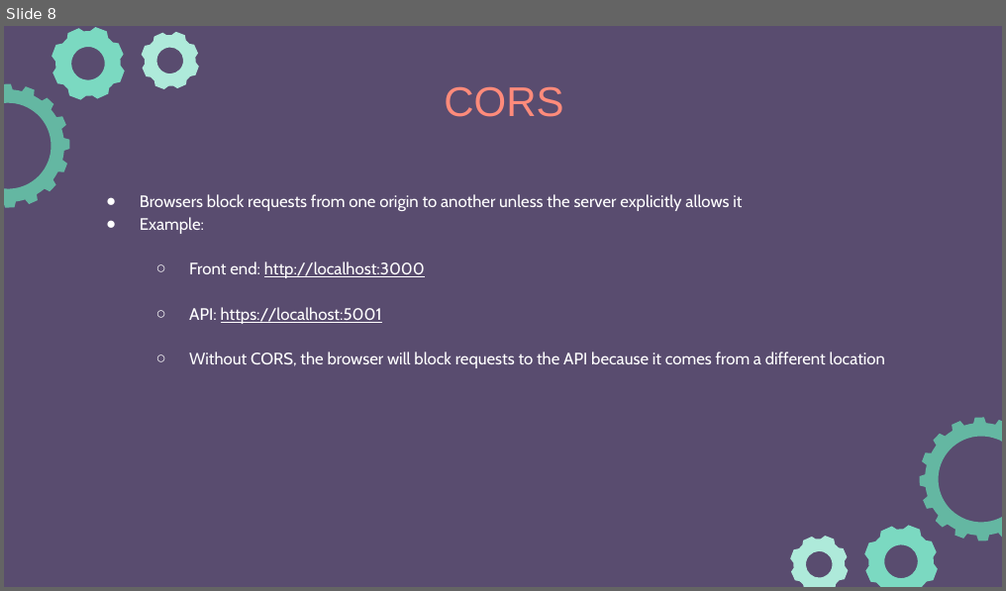
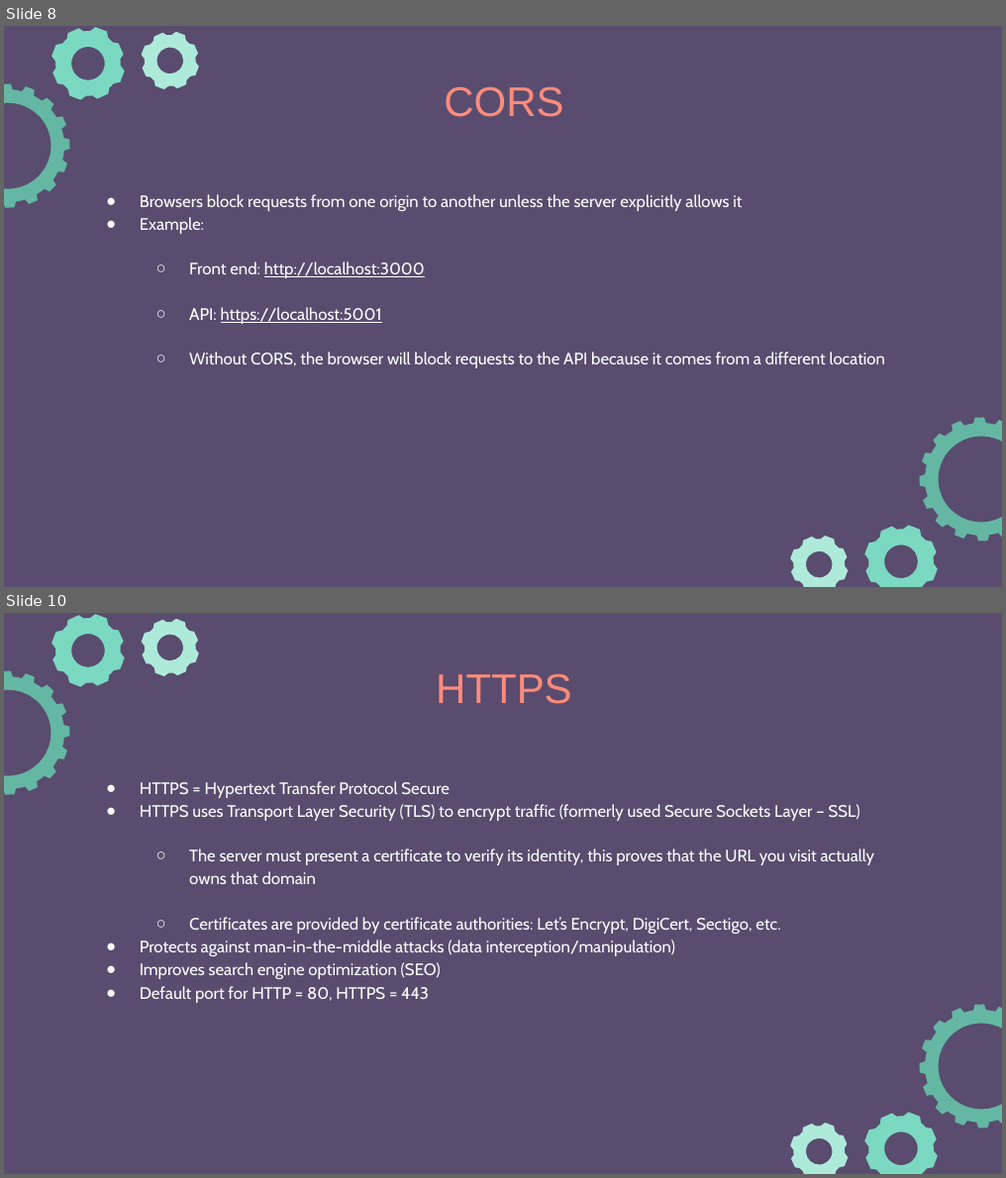
Before and after one commit to e-m-wilson/dotnet, a slide deck: Resources-Notes-Ppts/ASP-NET-Identity/ASPNET_Identity.pptx. Shown one above the other, each under a label of ours: slide 8 before the commit, slides 8 and 10 after it; the slides between them are not shown. The pictures are 1006x591 and 1006x1178 pixels, drawn with LibreOffice and Linux fonts; fonts in the diff are those of the drawing. Boxes give left, top, right and bottom in pixels: in the first picture for what was removed or moved away, otherwise in the second. Text is boxed around its words. In the diff, an @@ line names an element or a change of style, - is before the commit and + after.

```diff
--- a/Resources-Notes-Ppts/ASP-NET-Identity/ASPNET_Identity.pptx
+++ b/Resources-Notes-Ppts/ASP-NET-Identity/ASPNET_Identity.pptx
@@ slide 10 added at box(4, 613, 1002, 1174), background #594C6F; not listed: 6 template elements that a slide beside it also shows @@
@@ title added at box(436, 673, 571, 704), 30 pt, text #FF8B7B @@
+HTTPS
@@ text added at box(140, 781, 874, 1003), 12 pt, text #FFFFFF @@
+● HTTPS = Hypertext Transfer Protocol Secure
+● HTTPS uses Transport Layer Security (TLS) to encrypt traffic (formerly used Secure Sockets Layer – SSL)
+  ○ The server must present a certificate to verify its identity, this proves that the URL you visit actually owns that domain
+  ○ Certificates are provided by certificate authorities: Let’s Encrypt, DigiCert, Sectigo, etc.
+● Protects against man-in-the-middle attacks (data interception/manipulation)
+● Improves search engine optimization (SEO)
+● Default port for HTTP = 80, HTTPS = 443
```
Also in this commit, not shown: 1 slide changed, 4 other slides added.
